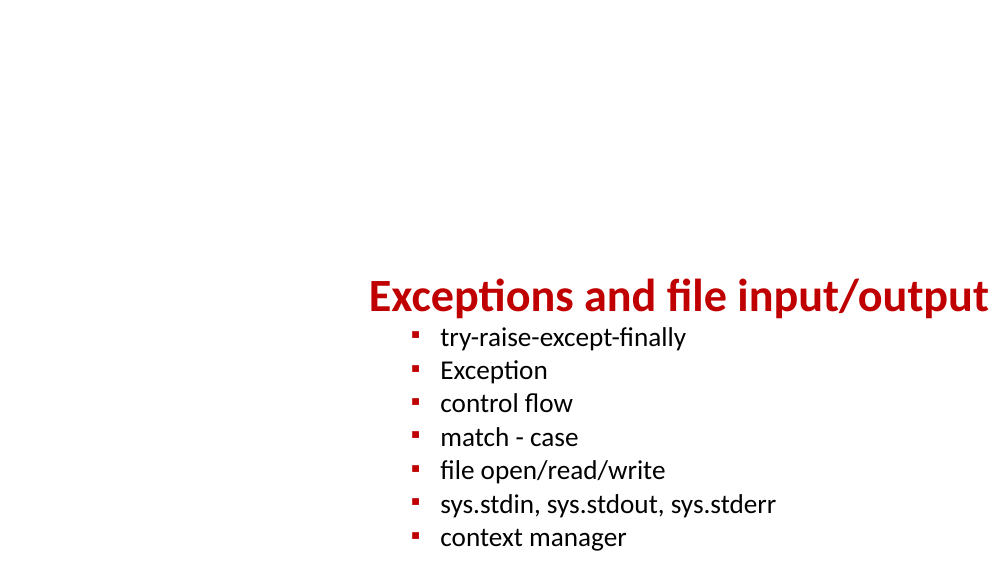
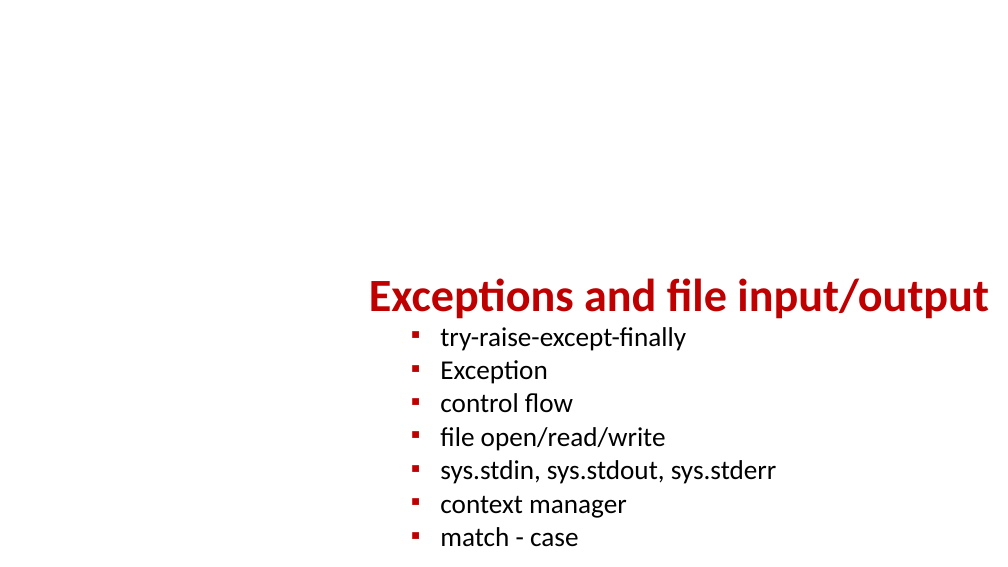
Before and after one commit to gsbrodal/gsbrodal.github.io, a slide deck: slide 1 of ipsa/slides/exceptions.pptx. Drawn at 1008x567 pixels with LibreOffice and Linux fonts; fonts in the diff are those of the drawing. Boxes give left, top, right and bottom in pixels: in the first picture for what was removed or moved away, otherwise in the second. Text is boxed around its words. In the diff, an @@ line names an element or a change of style, - is before the commit and + after.

Commit message:
all-slides-with-answers.pdf all-slides.pdf exceptions.pdf exceptions.pptx

```diff
--- a/ipsa/slides/exceptions.pptx
+++ b/ipsa/slides/exceptions.pptx
@@ text at [440, 427, 578, 447]: paragraph removed @@
-▪ match - case
@@ text at [440, 527, 578, 547]: paragraph added @@
+▪ match - case
```
Also in this commit, not shown: 1 other slide changed, 3 other files.
